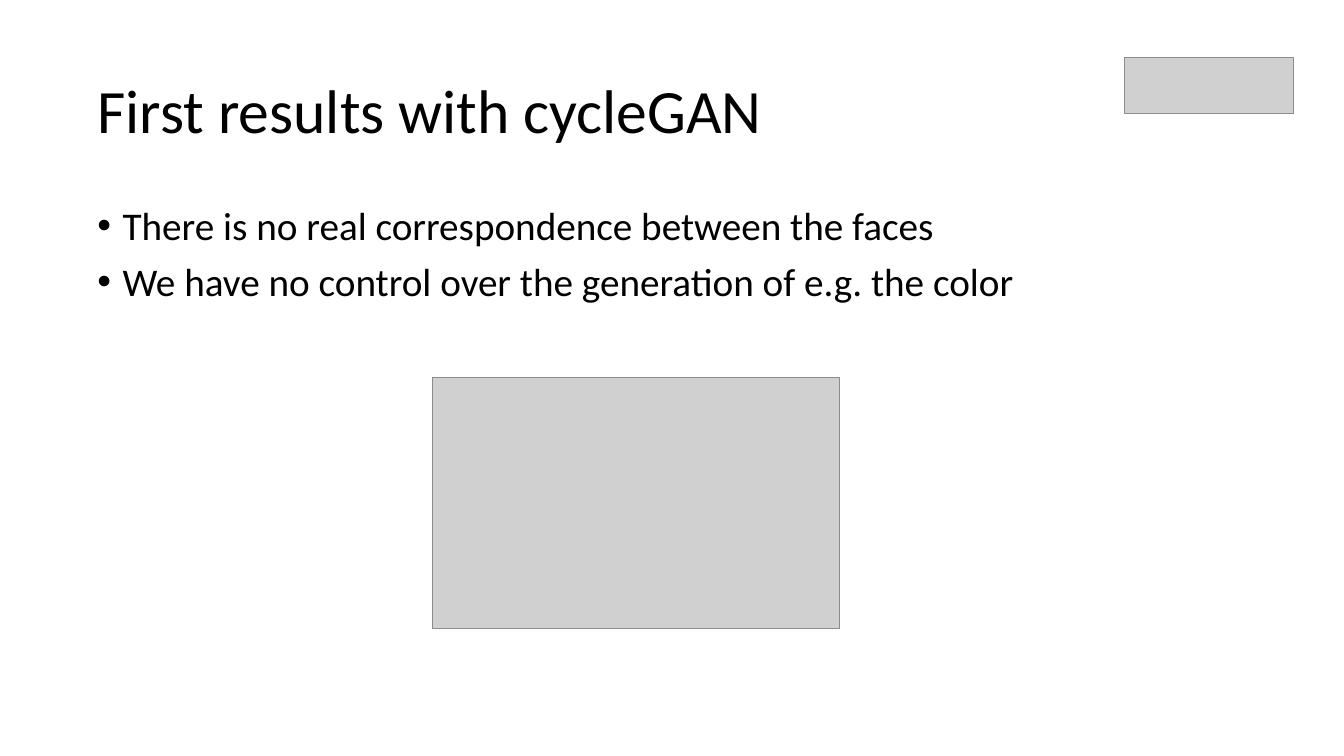
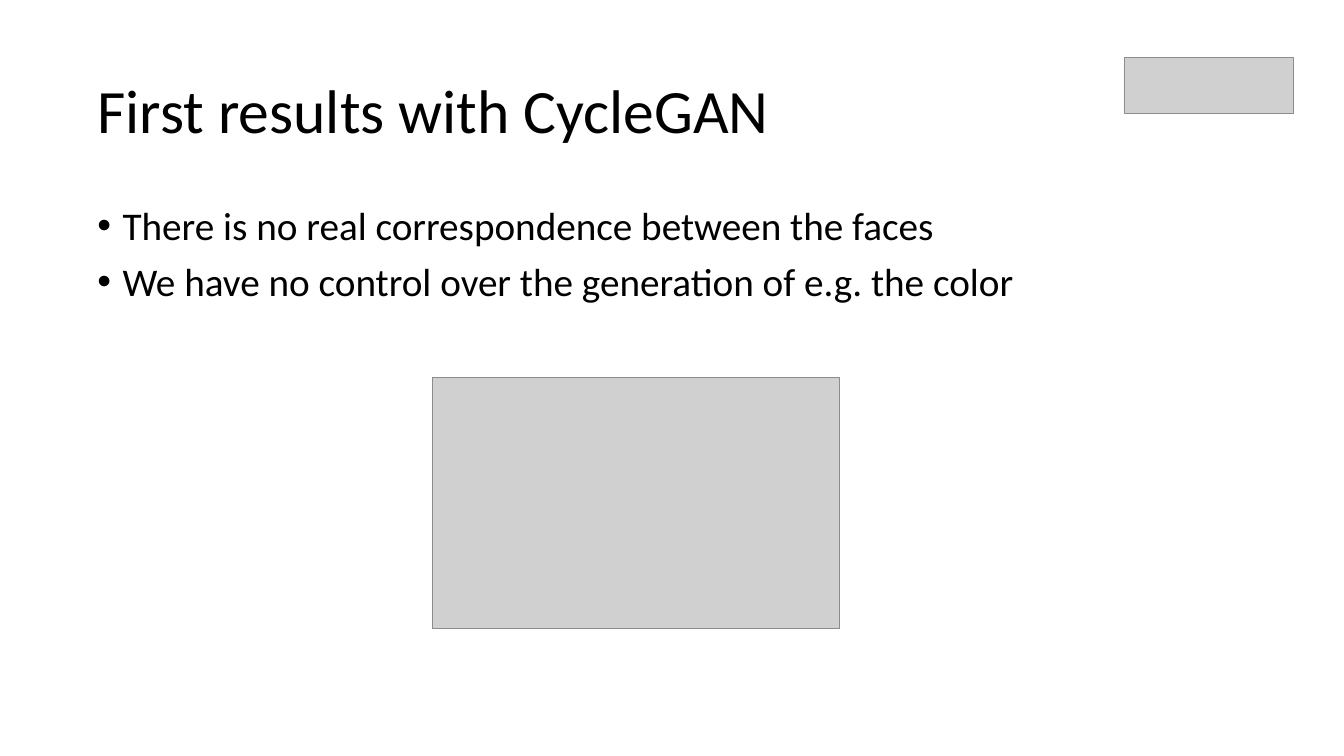
Before and after one commit to fs2019-atml/face-to-cartoon, a slide deck: slide 5 of Presentation_FaceToCartoon.pptx. Drawn at 1344x756 pixels with LibreOffice and Linux fonts; fonts in the diff are those of the drawing; grey boxes stand for pictures. Boxes give left, top, right and bottom in pixels: in the first picture for what was removed or moved away, otherwise in the second. Text is boxed around its words. In the diff, an @@ line names an element or a change of style, - is before the commit and + after.

```diff
--- a/Presentation_FaceToCartoon.pptx
+++ b/Presentation_FaceToCartoon.pptx
@@ title at bbox=[97, 90, 769, 143]: text changed @@
-First results with cycleGAN
+First results with CycleGAN
```
Also in this commit, not shown: 4 other slides changed, 1 other file.
